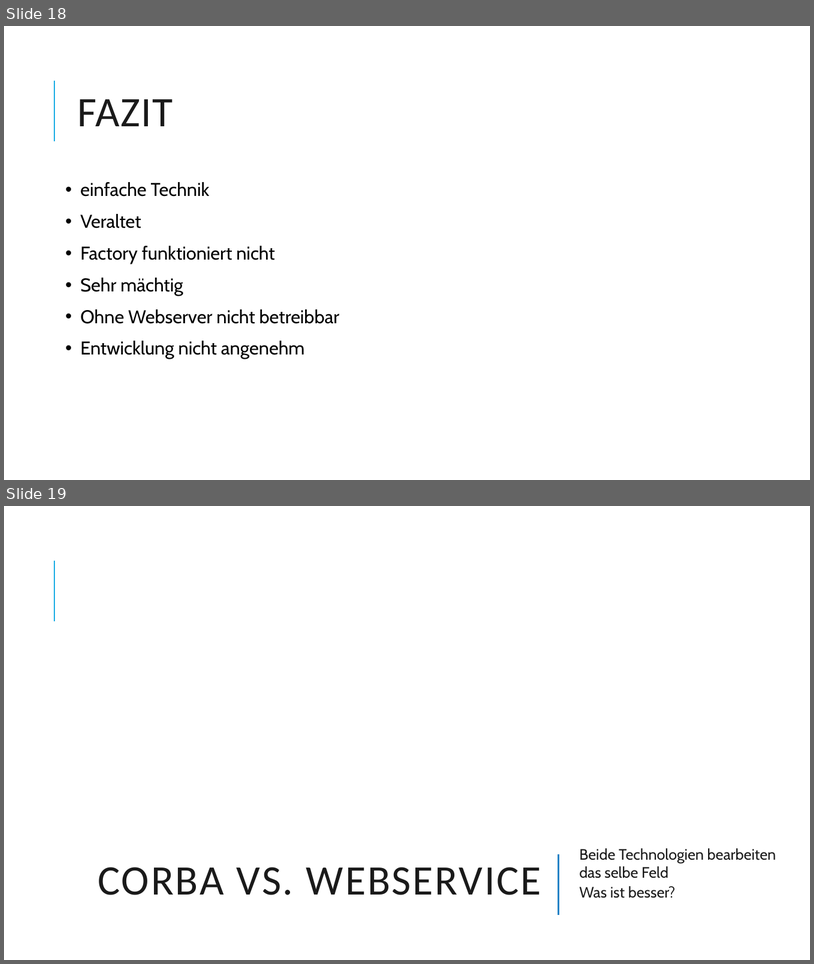
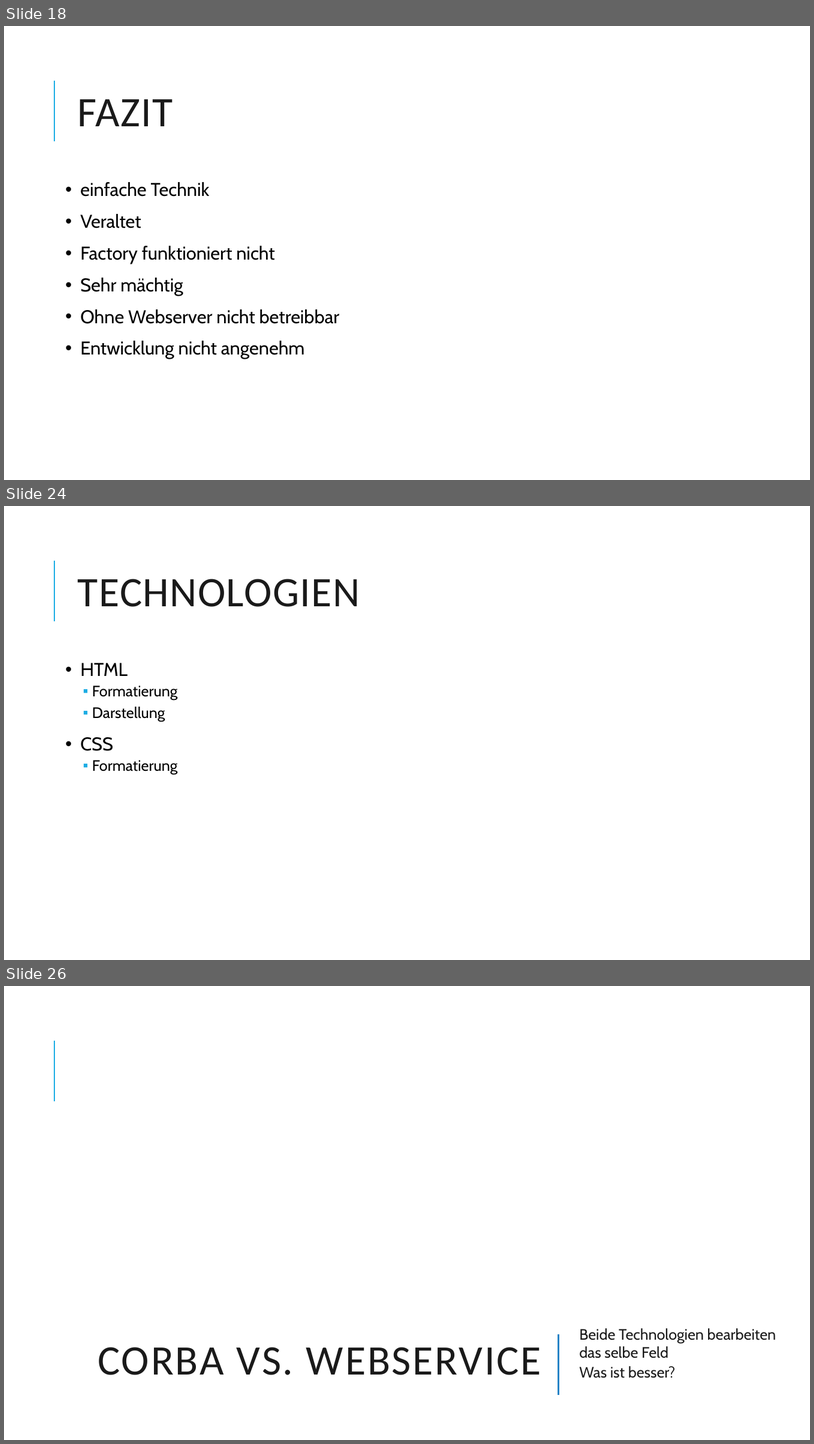
Before and after one commit to Dabjazz/SportsClubManager, a slide deck: Presentation/Presentation.pptx. Shown one above the other, each under a label of ours: slides 18 and 19 before the commit, slides 18, 24 and 26 after it; the slides between them are not shown. The pictures are 814x964 and 814x1444 pixels, drawn with LibreOffice and Linux fonts; fonts in the diff are those of the drawing; background and template pictures are left out. Boxes give left, top, right and bottom in pixels: in the first picture for what was removed or moved away, otherwise in the second. Text is boxed around its words. In the diff, an @@ line names an element or a change of style, - is before the commit and + after.

```diff
--- a/Presentation/Presentation.pptx
+++ b/Presentation/Presentation.pptx
@@ slide 24 added at (x1=4, y1=506, x2=810, y2=960), background #FFFFFF; not listed: 1 template element that a slide beside it also shows @@
@@ title added at (x1=78, y1=579, x2=360, y2=607), 50 pt, text #1A1A1A @@
+TECHNOLOGIEN
@@ text added at (x1=80, y1=663, x2=178, y2=775), 18 pt, text #000000 @@
+• HTML
+  ▪ Formatierung
+  ▪ Darstellung
+• CSS
+  ▪ Formatierung
@@ what was slide 19 is now slide 26 @@
```
Also in this commit, not shown: 2 slides changed, 7 other slides added.
